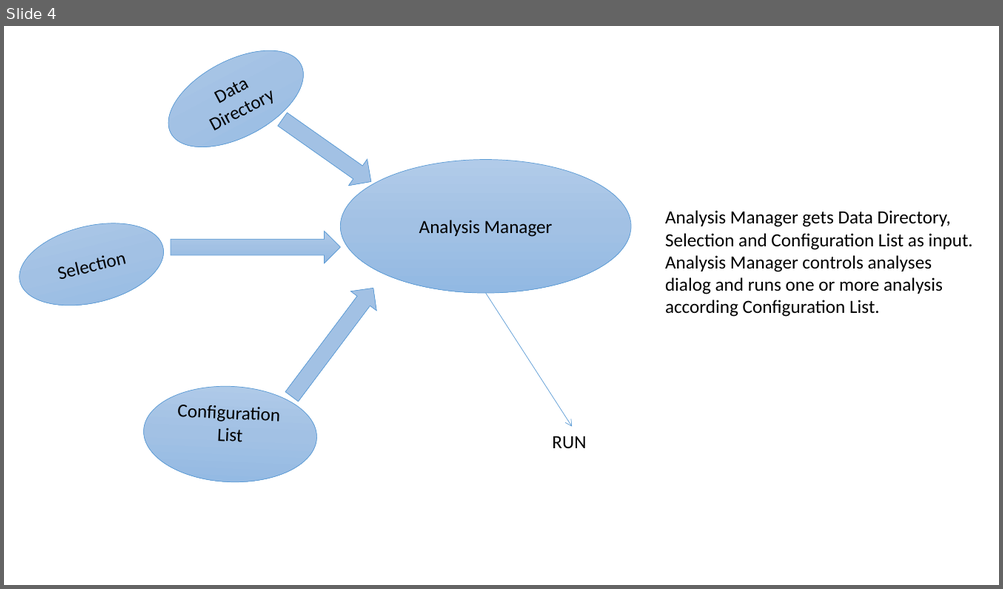
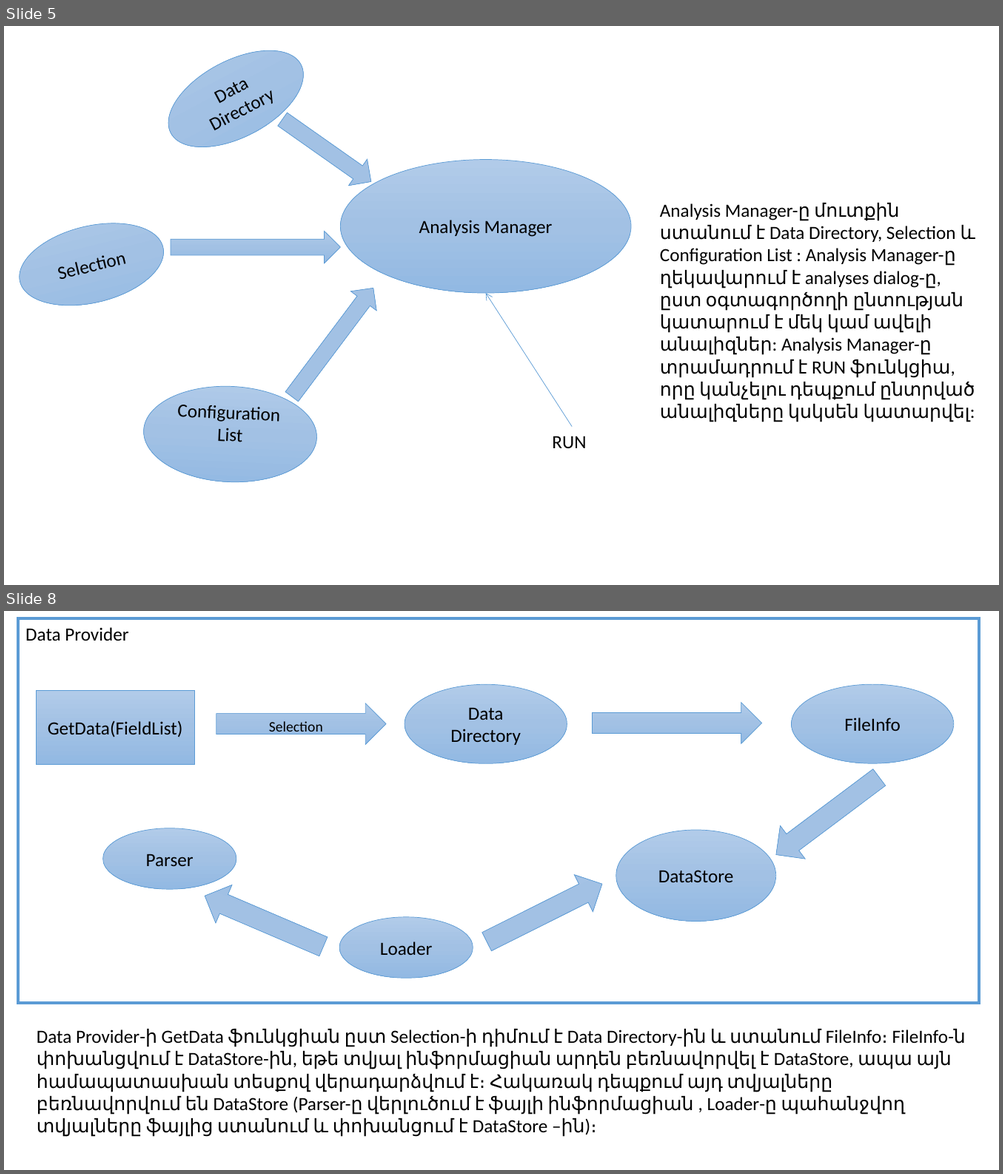
Before and after one commit to Mesrop-Gevorgyan/ATRChipset, a slide deck: Doc/Architecture_slide.pptx. Shown one above the other, each under a label of ours: slide 4 before the commit, slides 5 and 8 after it; the slides between them are not shown. The pictures are 1003x589 and 1003x1174 pixels, drawn with LibreOffice and Linux fonts; fonts in the diff are those of the drawing. Boxes give left, top, right and bottom in pixels: in the first picture for what was removed or moved away, otherwise in the second. Text is boxed around its words. In the diff, an @@ line names an element or a change of style, - is before the commit and + after.

```diff
--- a/Doc/Architecture_slide.pptx
+++ b/Doc/Architecture_slide.pptx
@@ slide 8 added at box(4, 611, 999, 1170), background #FFFFFF @@
@@ rectangle added at box(18, 618, 979, 1002), outline #5B9BD5 3 pt, 18 pt, text #000000 @@
+Data Provider
@@ rectangle added at box(36, 690, 194, 764), fill gradient #B1CBE9 to #A3C1E5 to #93B9E4, outline #5B9BD5 0.5 pt, 18 pt, text #000000 @@
+GetData(FieldList)
@@ ellipse added at box(404, 684, 567, 763), fill gradient #B1CBE9 to #A3C1E5 to #93B9E4, outline #5B9BD5 0.5 pt, 18 pt, text #000000 @@
+Data Directory
@@ ellipse added at box(791, 684, 954, 763), fill gradient #B1CBE9 to #A3C1E5 to #93B9E4, outline #5B9BD5 0.5 pt, 18 pt, text #000000 @@
+FileInfo
@@ right arrow added at box(216, 703, 386, 744), fill gradient #B1CBE9 to #A3C1E5 to #93B9E4, outline #5B9BD5 0.5 pt, 14 pt, text #000000 @@
+Selection
@@ right arrow added at box(592, 703, 761, 743), fill gradient #B1CBE9 to #A3C1E5 to #93B9E4, outline #5B9BD5 0.5 pt @@
@@ right arrow added at box(763, 760, 891, 871), fill gradient #B1CBE9 to #A3C1E5 to #93B9E4, outline #5B9BD5 0.5 pt @@
@@ ellipse added at box(103, 828, 237, 889), fill gradient #B1CBE9 to #A3C1E5 to #93B9E4, outline #5B9BD5 0.5 pt, 18 pt, text #000000 @@
+Parser
@@ ellipse added at box(616, 830, 776, 922), fill gradient #B1CBE9 to #A3C1E5 to #93B9E4, outline #5B9BD5 0.5 pt, 18 pt, text #000000 @@
+DataStore
@@ right arrow added at box(196, 877, 331, 965), fill gradient #B1CBE9 to #A3C1E5 to #93B9E4, outline #5B9BD5 0.5 pt @@
@@ right arrow added at box(478, 866, 612, 960), fill gradient #B1CBE9 to #A3C1E5 to #93B9E4, outline #5B9BD5 0.5 pt @@
@@ ellipse added at box(339, 917, 472, 978), fill gradient #B1CBE9 to #A3C1E5 to #93B9E4, outline #5B9BD5 0.5 pt, 18 pt, text #000000 @@
+Loader
@@ text added at box(37, 1029, 965, 1137), 18 pt, text #000000 @@
+Data Provider-ի GetData ֆունկցիան ըստ Selection-ի դիմում է Data Directory-ին և ստանում FileInfo։ FileInfo-ն փոխանցվում է DataStore-ին, եթե տվյալ ինֆորմացիան արդեն բեռնավորվել է DataStore, ապա այն համապատասխան տեսքով վերադարձվում է։ Հակառակ դեպքում այդ տվյալները բեռնավորվում են DataStore (Parser-ը վերլուծում է ֆայլի ինֆորմացիան , Loader-ը պահանջվող տվյալները ֆայլից ստանում և փոխանցում է DataStore –ին)։
@@ what was slide 4 is now slide 5 @@
@@ slide 5 changed as well @@
@@ text at box(660, 203, 975, 423): text changed @@
-Analysis Manager gets Data Directory, Selection and Configuration List as input. Analysis Manager controls analyses dialog and runs one or more analysis according Configuration List.
+Analysis Manager-ը մուտքին ստանում է Data Directory, Selection և Configuration List : Analysis Manager-ը ղեկավարում է analyses dialog-ը, ըստ օգտագործողի ընտության կատարում է մեկ կամ ավելի անալիզներ: Analysis Manager-ը տրամադրում է RUN ֆունկցիա, որը կանչելու դեպքում ընտրված անալիզները կսկսեն կատարվել:
@@ arrow moved from (486, 293) - (572, 426) to (572, 426) - (486, 293) @@
```
Also in this commit, not shown: 1 other slide changed, 5 other slides added, 4 slides removed.
